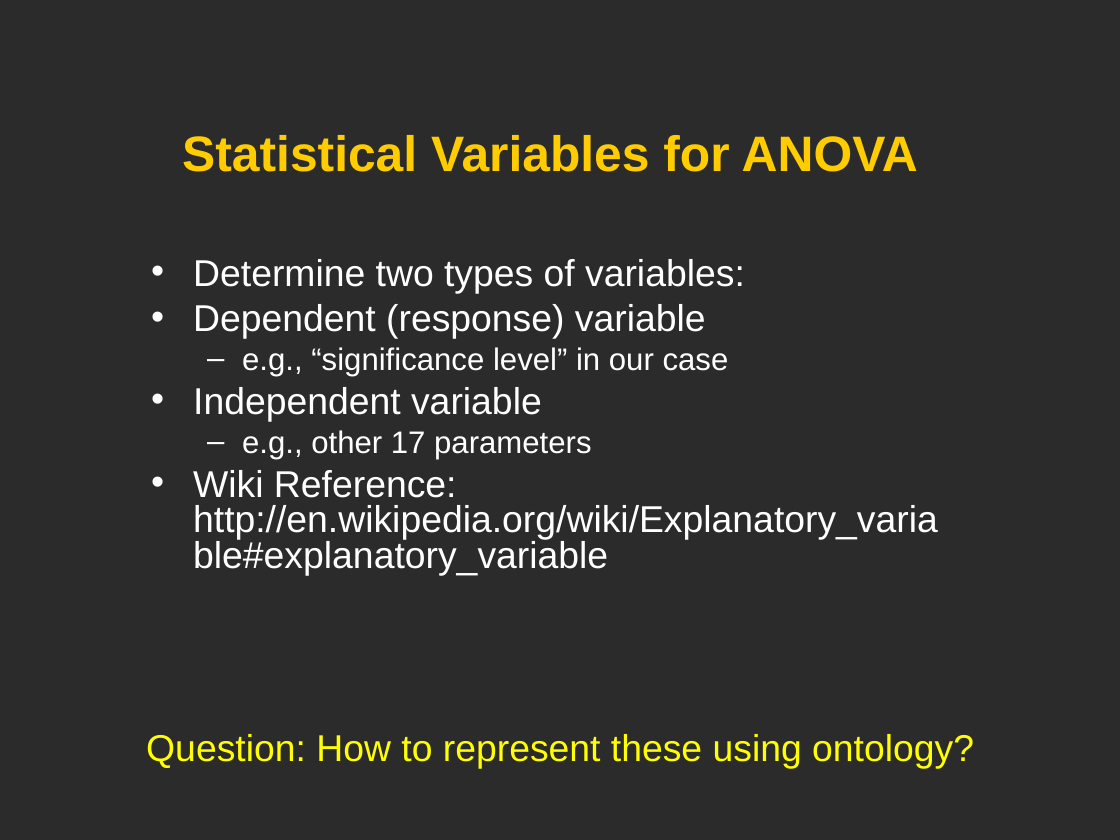
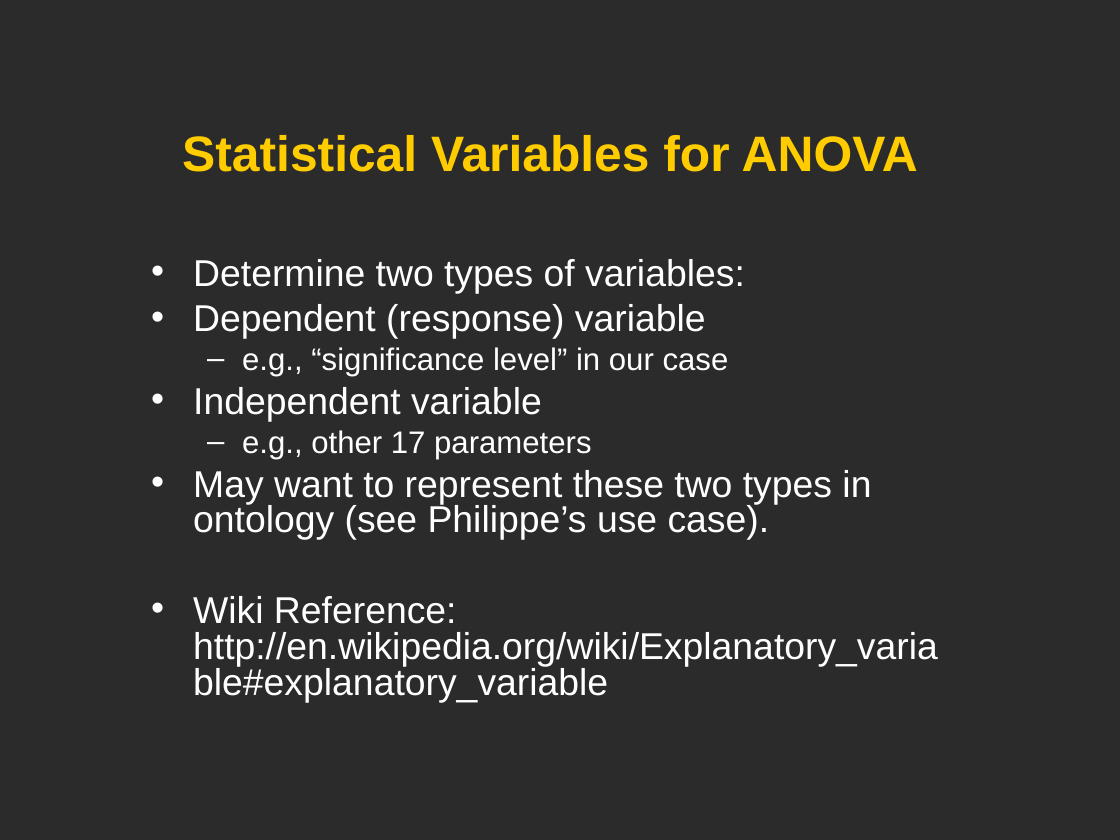
Before and after one commit to obi-ontology/obi-legacy-svn, a slide deck: slide 19 of trunk/docs/developer/use cases/Vaccine_usercase_Vancouver2010.ppt. Drawn at 1120x840 pixels with LibreOffice and Linux fonts; fonts in the diff are those of the drawing; background and template pictures are left out; a plain dark background stands for a picture behind light text. Boxes give left, top, right and bottom in pixels: in the first picture for what was removed or moved away, otherwise in the second. Text is boxed around its words. In the diff, an @@ line names an element or a change of style, - is before the commit and + after.

```diff
--- a/trunk/docs/developer/use cases/Vaccine_usercase_Vancouver2010.ppt
+++ b/trunk/docs/developer/use cases/Vaccine_usercase_Vancouver2010.ppt
@@ text at bbox=[193, 470, 871, 540]: paragraph added @@
+• May want to represent these two types in ontology (see Philippe’s use case).
@@ text removed at bbox=[146, 734, 974, 769] @@
-Question: How to represent these using ontology?
```
Also in this commit, not shown: 8 other slides changed.
